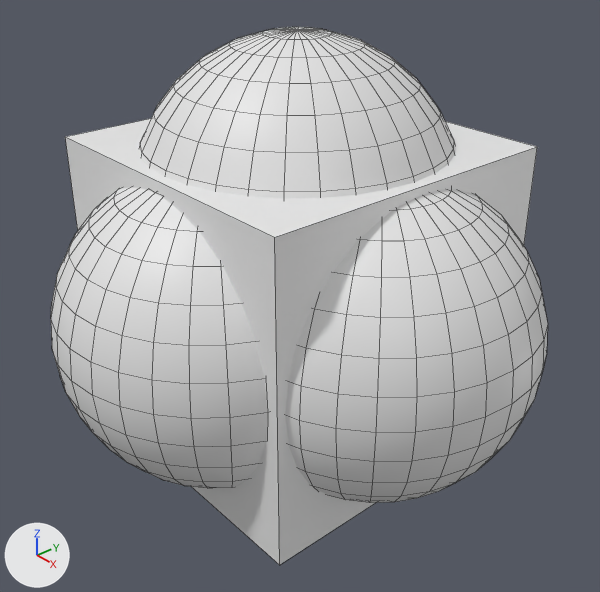
Before and after pictures for a commit that changed the Blender file hidebox.blend.
Both versions are drawn from a 50 mm camera at (3.64, -3.15, 2.51) aimed at (0.07, -0.04, 0.01). The axes (+X, +Y, +Z) are drawn at lower left. The lights are the same throughout. Mesh edges are drawn as thin lines.

Before the edit, the objects in view are built like this:
```python
me_cube = bpy.data.meshes.new('Cube')
me_cube.from_pydata(...)  # a box spanning x -1.0..1.0, y -1.0..1.0, z -1.0..1.0
me_sphere = bpy.data.meshes.new('Sphere')
me_sphere.from_pydata(...)  # a UV sphere (32 segments, 16 rings, poles along z) spanning x -1.0..1.0, y -1.0..1.0, z -1.0..1.0
me_sphere.polygons.foreach_set('use_smooth', [True] * 512)
me_sphere_004 = bpy.data.meshes.new('Sphere.004')
me_sphere_004.from_pydata(...)  # a UV sphere (32 segments, 16 rings, poles along z) spanning x -1.0..1.0, y -1.0..1.0, z -1.0..1.0
me_sphere_004.polygons.foreach_set('use_smooth', [True] * 512)
me_sphere_005 = bpy.data.meshes.new('Sphere.005')
me_sphere_005.from_pydata(...)  # a UV sphere (32 segments, 16 rings, poles along z) spanning x -1.0..1.0, y -1.0..1.0, z -1.0..1.0
me_sphere_005.polygons.foreach_set('use_smooth', [True] * 512)
ob_cube = bpy.data.objects.new('Cube', me_cube)
ob_cube.location = (-0.01, 0.007, 0.0)
ob_sphere = bpy.data.objects.new('Sphere', me_sphere)
ob_sphere.location = (0.686, 0.007, 0.0)
ob_sphere_003 = bpy.data.objects.new('Sphere.003', me_sphere_004)
ob_sphere_003.location = (-0.01, -0.611, 0.0)
ob_sphere_004 = bpy.data.objects.new('Sphere.004', me_sphere_005)
ob_sphere_004.location = (-0.01, 0.007, 0.646)
```
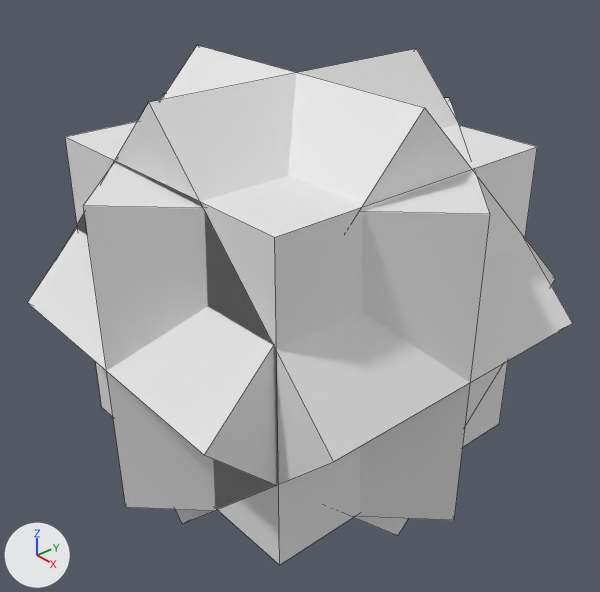
The newer file is also turned or shifted as a whole; pictures and numbers use the older file's frame.

Location of each change, [x1, y1, x2, y2] in pixels of the pictures (600 x 592 px):
'Sphere', deleted
    before: [285, 189, 548, 503]
'Cube.003', added
    after: [84, 94, 490, 520]
'Cube.001', added
    after: [65, 49, 573, 524]
'Sphere.003', deleted
    before: [51, 188, 268, 488]
'Cube.002', added
    after: [28, 45, 556, 536]
'Sphere.004', deleted
    before: [139, 27, 455, 198]

The change, as a list of edits to the scene's bpy script:
```text
Remove ob_sphere_004:
    ob_sphere_004 = bpy.data.objects.new('Sphere.004', me_sphere_005)
    ob_sphere_004.location = (-0.01, 0.007, 0.646)
Remove ob_sphere_003:
    ob_sphere_003 = bpy.data.objects.new('Sphere.003', me_sphere_004)
    ob_sphere_003.location = (-0.01, -0.611, 0.0)
Remove ob_sphere:
    ob_sphere = bpy.data.objects.new('Sphere', me_sphere)
    ob_sphere.location = (0.686, 0.007, 0.0)
Add ob_cube_001:
    ob_cube_001 = bpy.data.objects.new('Cube.001', me_cube.copy())  # the mesh of ob_cube
    ob_cube_001.location = (-0.01, 0.007, 0.0)
    ob_cube_001.rotation_euler = (0.0, -0.774, 0.0)  # degrees (0, -44, 0)
Add ob_cube_002:
    ob_cube_002 = bpy.data.objects.new('Cube.002', me_cube.copy())  # the mesh of ob_cube
    ob_cube_002.location = (-0.01, 0.007, 0.0)
    ob_cube_002.rotation_euler = (0.0, -0.774, -1.589)  # degrees (0, -44, -91)
Add ob_cube_003:
    ob_cube_003 = bpy.data.objects.new('Cube.003', me_cube.copy())  # the mesh of ob_cube
    ob_cube_003.location = (-0.01, 0.007, 0.0)
    ob_cube_003.rotation_euler = (1.546, 0.000801, -2.345)  # degrees (89, 0, -134)
```
